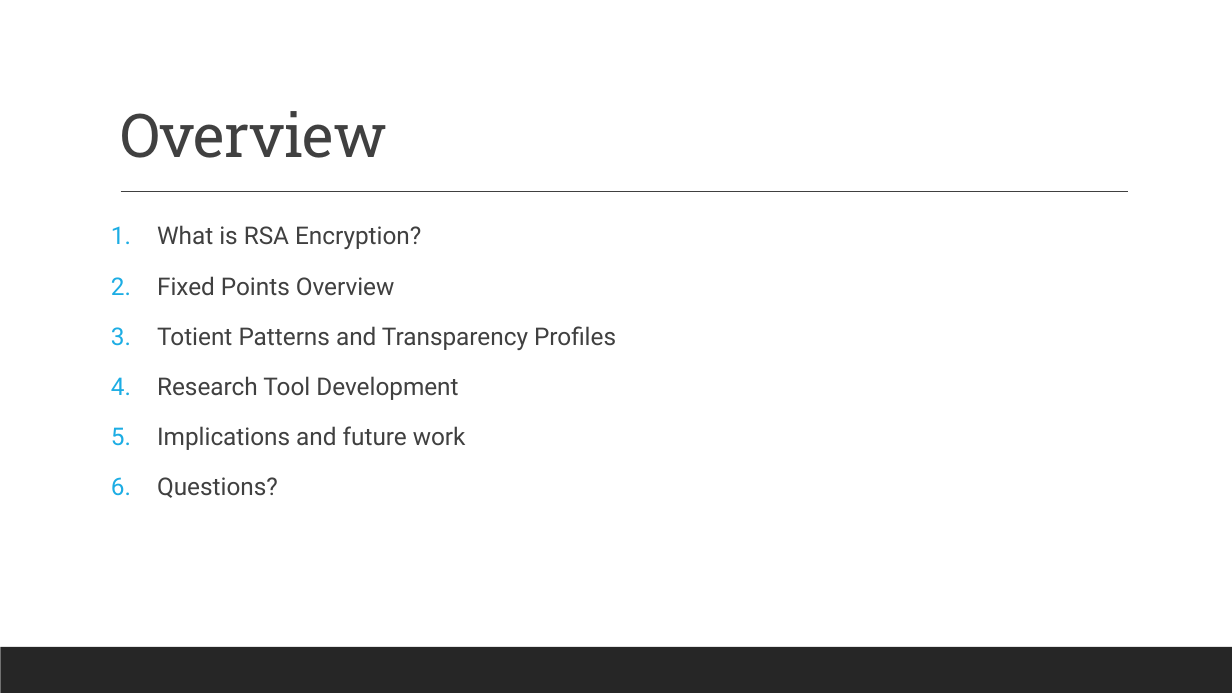
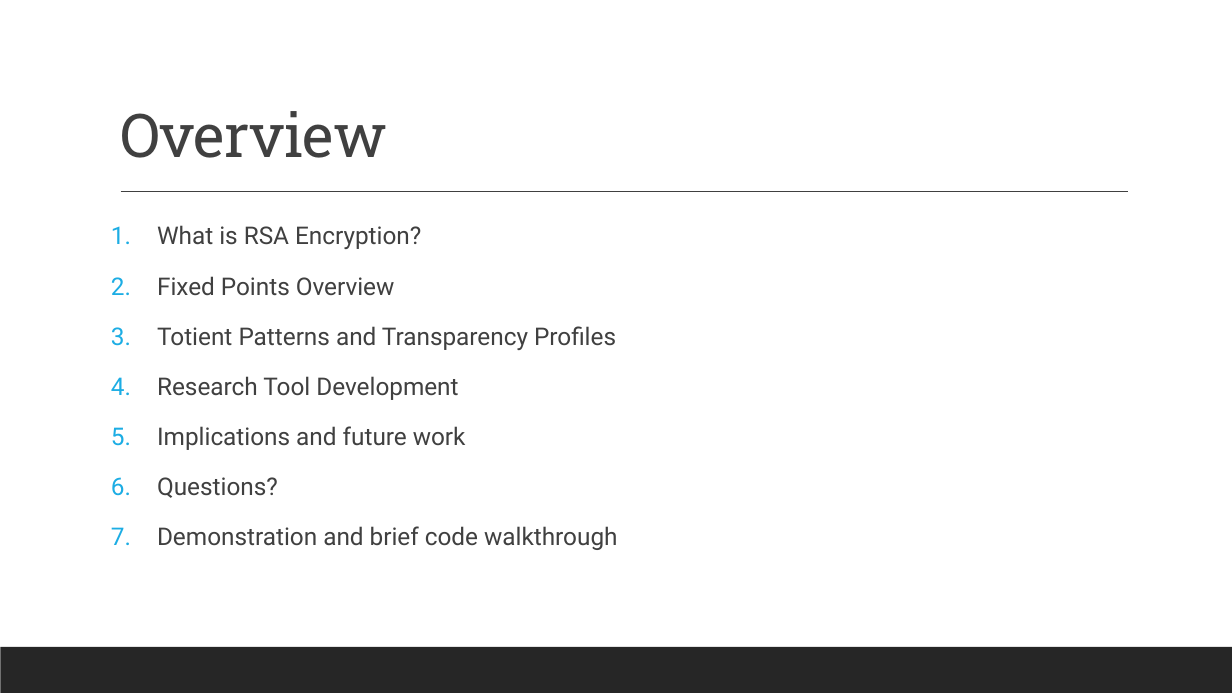
Before and after one commit to aronjschwartz/RSA_Encryption, a slide deck: slide 3 of RSA_Presentations/RSA_Research_Presentation_AronSchwartz.pptx. Drawn at 1232x693 pixels with LibreOffice and Linux fonts; fonts in the diff are those of the drawing. Boxes give left, top, right and bottom in pixels: in the first picture for what was removed or moved away, otherwise in the second. Text is boxed around its words. In the diff, an @@ line names an element or a change of style, - is before the commit and + after.

```diff
--- a/RSA_Presentations/RSA_Research_Presentation_AronSchwartz.pptx
+++ b/RSA_Presentations/RSA_Research_Presentation_AronSchwartz.pptx
@@ text at [157, 526, 617, 550]: paragraph added @@
+7. Demonstration and brief code walkthrough
```
Also in this commit, not shown: 7 other slides changed.
